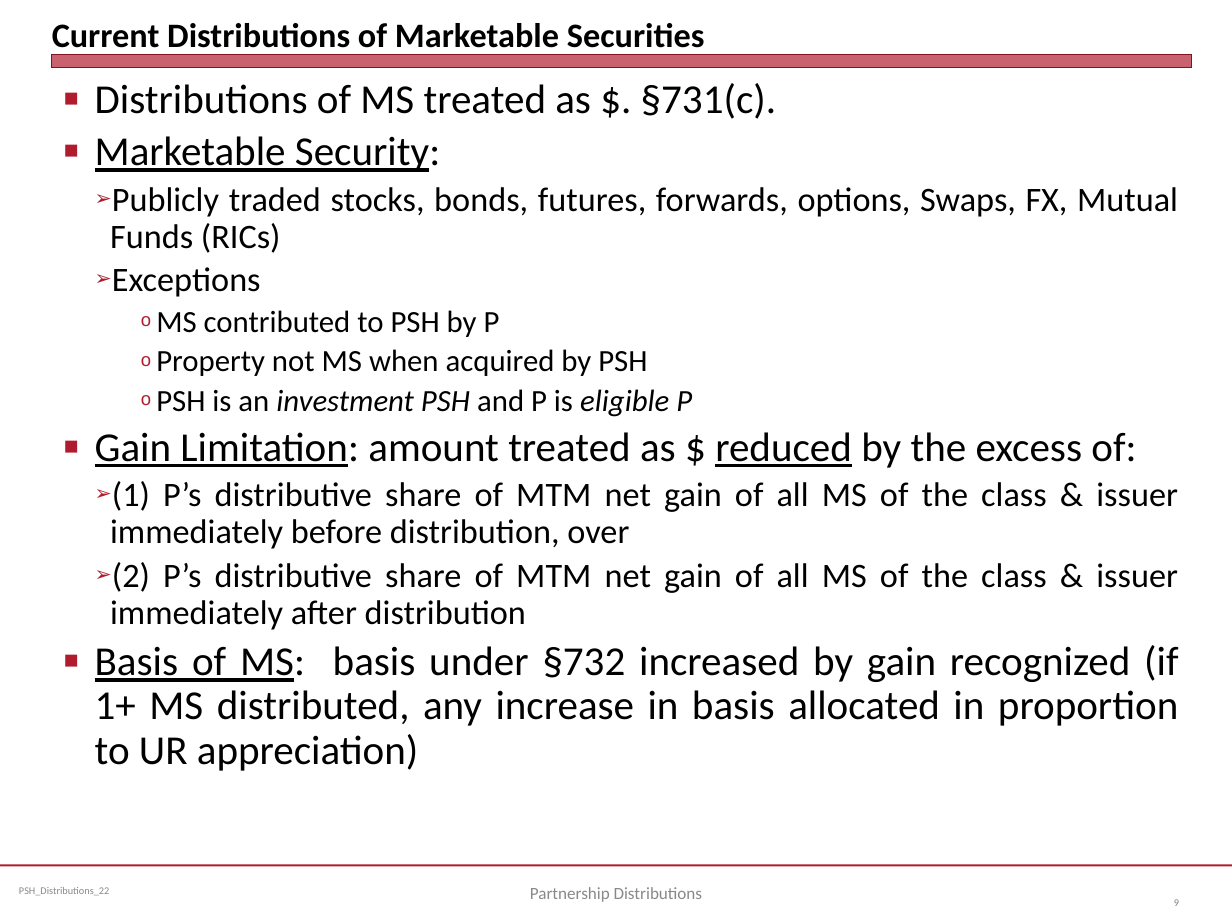
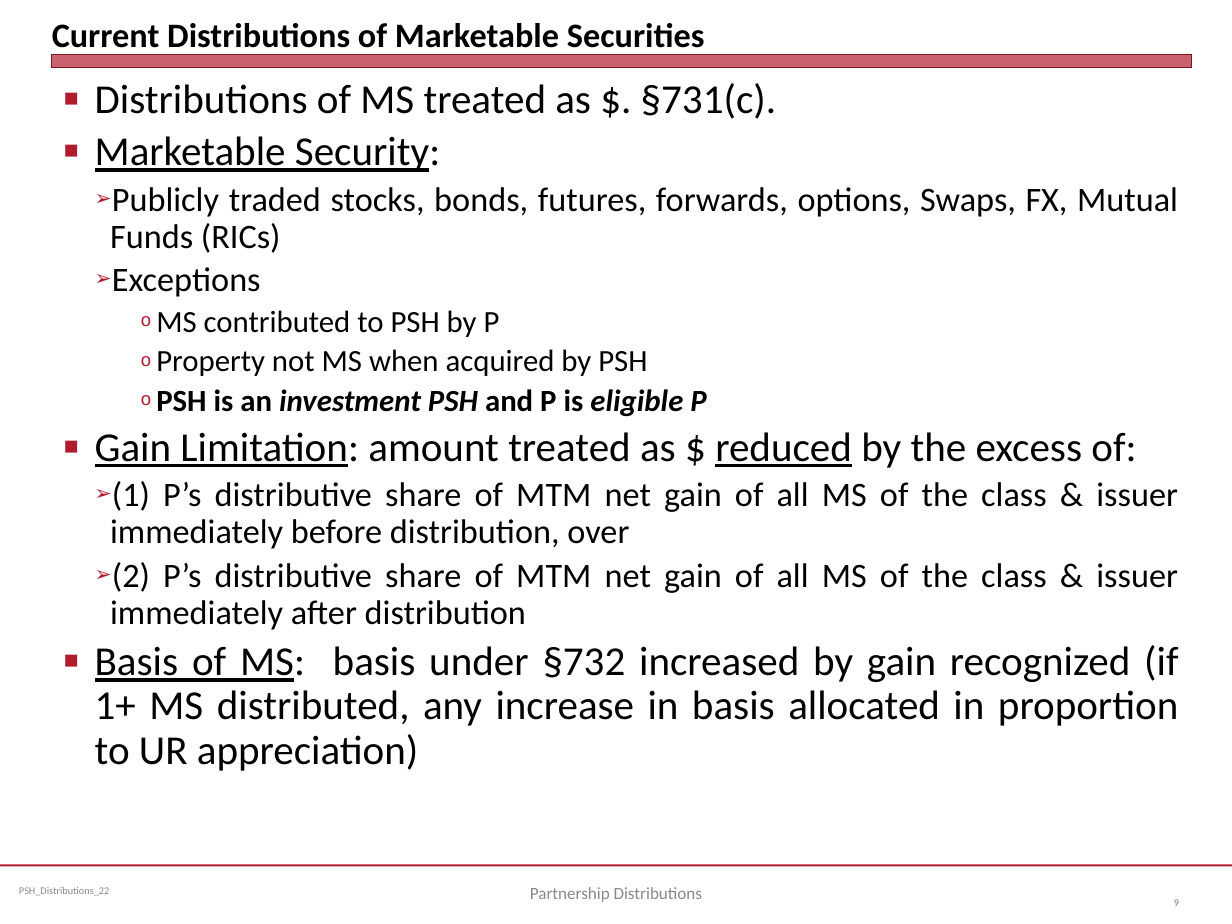
Before and after one commit to jmc877/Partnership-Tax, a slide deck: slide 9 of slides/PSH_Distributions_22.pptx. Drawn at 1232x924 pixels with LibreOffice and Linux fonts; fonts in the diff are those of the drawing. Boxes give left, top, right and bottom in pixels: in the first picture for what was removed or moved away, otherwise in the second. Text is boxed around its words. In the diff, an @@ line names an element or a change of style, - is before the commit and + after.

```diff
--- a/slides/PSH_Distributions_22.pptx
+++ b/slides/PSH_Distributions_22.pptx
@@ text at (156, 389, 706, 417): bold on in "PSH is an investment PSH and P ..." @@
```
Also in this commit, not shown: 1 other slide changed, 3 other files.
